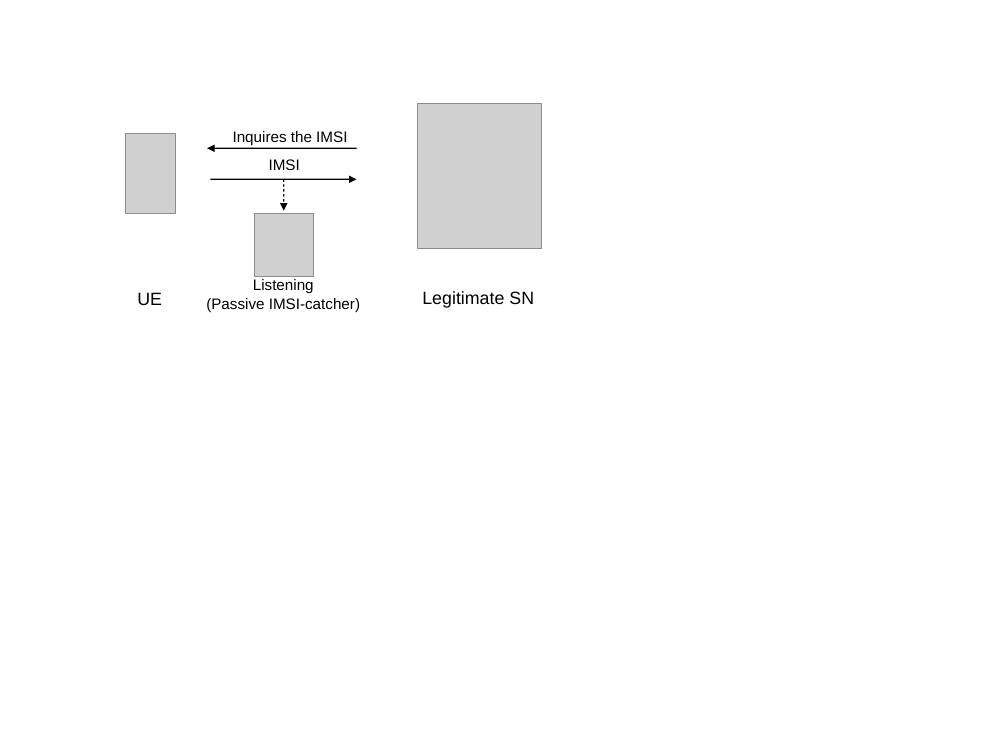
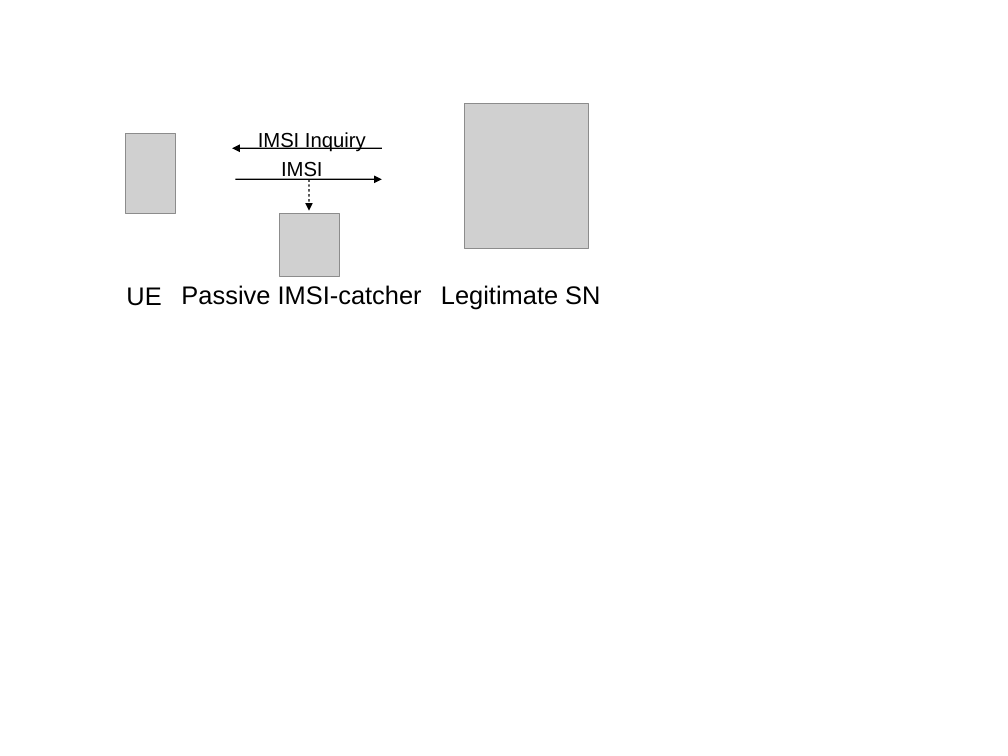
Before and after one commit to mdmohsinalikhan/5G, a slide deck: slide 1 of SSR/Passive_IMSI-Catcher.odp. Drawn at 1008x756 pixels with LibreOffice and Linux fonts; fonts in the diff are those of the drawing; grey boxes stand for pictures. Boxes give left, top, right and bottom in pixels: in the first picture for what was removed or moved away, otherwise in the second. Text is boxed around its words. In the diff, an @@ line names an element or a change of style, - is before the commit and + after.

```diff
--- a/SSR/Passive_IMSI-Catcher.odp
+++ b/SSR/Passive_IMSI-Catcher.odp
@@ picture moved from (x1=418, y1=103, x2=542, y2=249) to (x1=465, y1=103, x2=588, y2=249) @@
@@ text at (x1=258, y1=132, x2=366, y2=152): text changed; size 12 to 16 pt @@
-Inquires the IMSI
+IMSI Inquiry
@@ text "IMSI" moved from (x1=269, y1=159, x2=300, y2=170) to (x1=281, y1=161, x2=323, y2=181) @@
@@ text "IMSI" at (x1=281, y1=161, x2=323, y2=181): size 12 to 16 pt @@
@@ 3 arrows, 1 picture moved together from (x1=207, y1=148, x2=357, y2=276) to (x1=232, y1=148, x2=382, y2=276) @@
@@ text "UE" moved from (x1=137, y1=292, x2=162, y2=305) to (x1=126, y1=287, x2=161, y2=306) @@
@@ text "UE" at (x1=126, y1=287, x2=161, y2=306): size 14 to 20 pt @@
@@ text at (x1=181, y1=285, x2=422, y2=305): text changed; size 12 to 20 pt @@
-Listening
-(Passive IMSI-catcher)
+Passive IMSI-catcher
@@ text "Legitimate SN" at (x1=441, y1=285, x2=600, y2=310): size 14 to 20 pt @@
@@ text "Legitimate SN" moved from (x1=422, y1=291, x2=534, y2=308) to (x1=441, y1=285, x2=600, y2=310) @@
```
Also in this commit, not shown: 26 other files.
